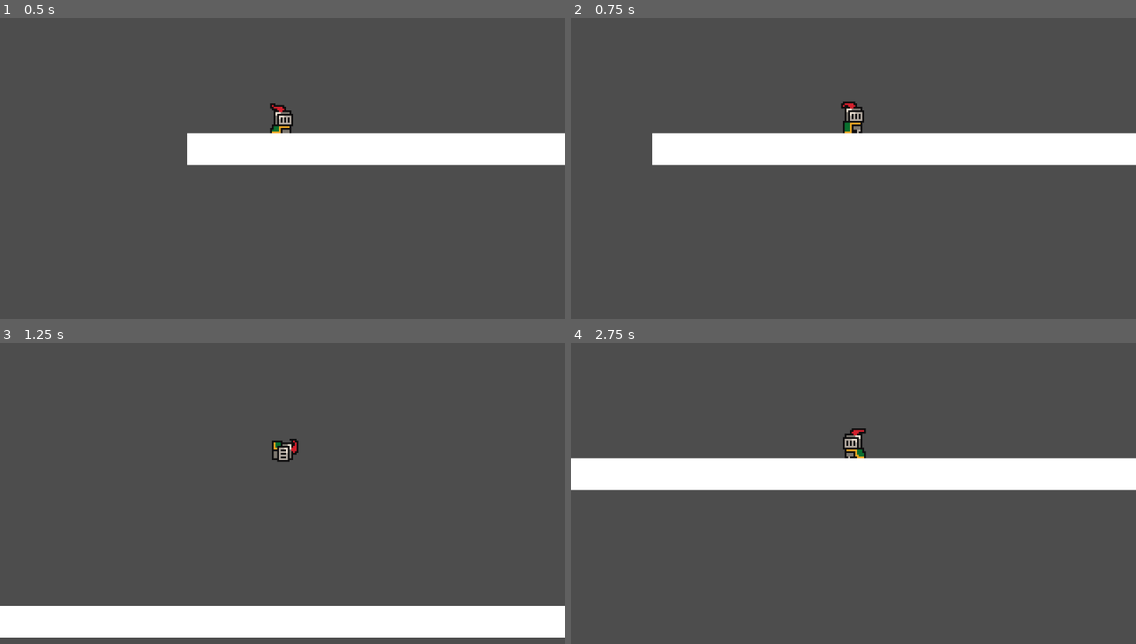
Above: before the commit, frames 1-4 (two rows, left to right).
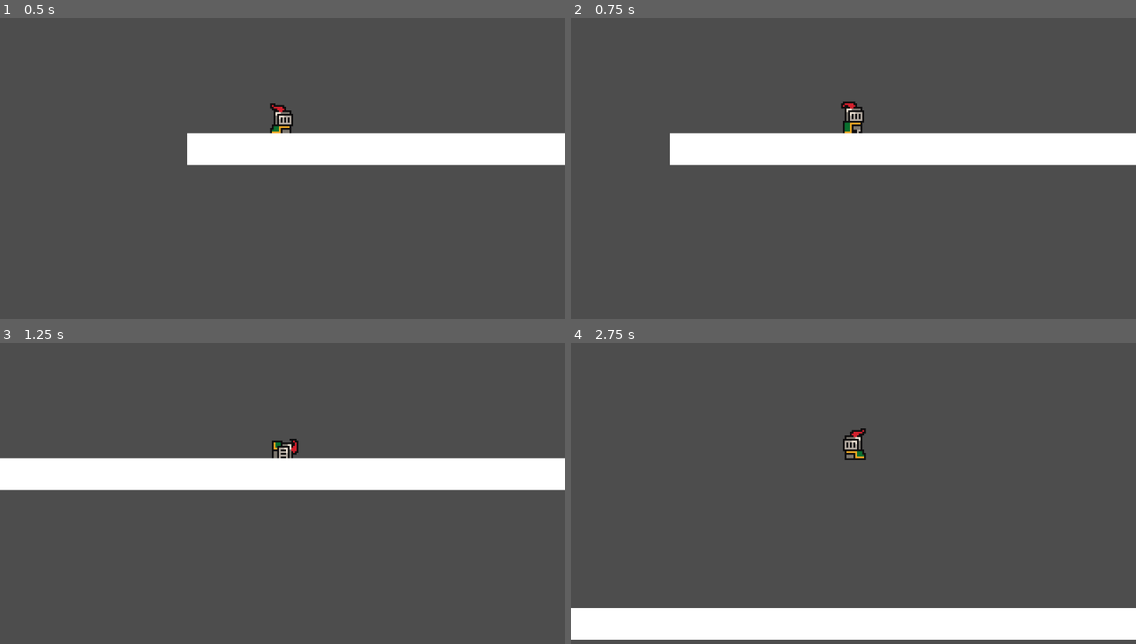
Above: after the commit, the same moments.

Repository: cuzimapanda2003/labo02_Programmation_Jeux_Multim-diat
Game: Godot game, scene res://scenes/world.tscn
Two runs of this game, one before a commit and one after it. Both use one fixed random seed, a clock stepped at 60 frames per second and the inputs below.
Inputs (mouse positions are in pixels of both pictures, inside the frame that each line leads up to):
- Up to frame 1 (0.5 s): no input
- Up to frame 2 (0.75 s): move the mouse to (977, 114) at 0.52 s; hold Right (right) from 0.53 s (still down); tap Down (roll) at 0.6 s; click (977, 114) at 0.67 s
- Up to frame 3 (1.25 s): keep holding Right (right); tap Up (jump) at 0.77, 0.8, 1.07 s
- Up to frame 4 (2.75 s): move the mouse to (740, 481) at 1.27 s; tap Up (jump) at 1.35, 1.52, 1.82, 2.3 s; tap Down (roll) at 1.55, 2.1 s; move the mouse to (910, 367) at 2.02 s; release Right (right) at 2.03 s; hold Left (left) from 2.03 s (still down)

Frame 1 is identical in both runs. In frame 2, 0.3% of the frame differs, in the area x 14-18%, y 38-49%; in frame 3, 21%; in frame 4, 21%, in the area x 0-100%, y 28-99%.

Commit message:
State Machine : done

Diff:
--- /dev/null
+++ b/c07_plateforme/c07_plateforme/scenes/idle.gd
@@ -0,0 +1,27 @@
+class_name PlayerIdle
+extends BaseState
+
+@onready var player: Player = owner
+@onready var sprite: AnimatedSprite2D = owner.get_node("AnimatedSprite2D")
+
+func enter() -> void:
+	sprite.play("idle")
+
+func physics_update(_delta: float) -> void:
+	player.velocity.x = move_toward(player.velocity.x, 0, player.SPEED)
+
+	if Input.is_action_just_pressed("jump") and player.is_on_floor():
+		Transitioned.emit(self, "jump")
+	elif Input.is_action_just_pressed("roll"):
+		Transitioned.emit(self, "roll")
+	elif Input.get_axis("left", "right") != 0:
+		Transitioned.emit(self, "run")
+
+func handle_inputs(_input_event: InputEvent) -> void:
+	pass
+
+func update(_delta: float) -> void:
+	pass
+
+func exit() -> void:
+	pass
--- /dev/null
+++ b/c07_plateforme/c07_plateforme/scenes/jump.gd
@@ -0,0 +1,29 @@
+class_name PlayerJump
+extends BaseState
+
+@onready var player: Player = owner
+@onready var sprite: AnimatedSprite2D = owner.get_node("AnimatedSprite2D")
+
+func enter() -> void:
+	player.velocity.y = player.JUMP_VELOCITY
+	sprite.play("idle")
+
+func physics_update(_delta: float) -> void:
+
+	var direction := Input.get_axis("left", "right")
+	player.velocity.x = direction * player.SPEED
+	if direction != 0:
+		sprite.flip_h = direction < 0
+
+
+	if player.is_on_floor() and player.velocity.y >= 0:
+		Transitioned.emit(self, "idle")
+
+func handle_inputs(_input_event: InputEvent) -> void:
+	pass
+
+func update(_delta: float) -> void:
+	pass
+
+func exit() -> void:
+	pass
--- a/c07_plateforme/c07_plateforme/scenes/player.tscn
+++ b/c07_plateforme/c07_plateforme/scenes/player.tscn
@@ -2,6 +2,11 @@
 
 [ext_resource type="Texture2D" uid="uid://dn2ir0xnhk6k5" path="res://assets/sprites/knight.png" id="1_4flbx"]
 [ext_resource type="Script" uid="uid://bj1d2pskcd3ep" path="res://scripts/player.gd" id="1_onrkg"]
+[ext_resource type="Script" uid="uid://dqsvww6jwd28f" path="res://scripts/state_machine.gd" id="3_fjrip"]
+[ext_resource type="Script" uid="uid://1toxh215rbdm" path="res://scenes/idle.gd" id="4_smehm"]
+[ext_resource type="Script" uid="uid://di0ks8nwh102r" path="res://scenes/run.gd" id="5_ur7pv"]
+[ext_resource type="Script" uid="uid://gsa5vpkfu41g" path="res://scenes/roll.gd" id="6_y4r1p"]
+[ext_resource type="Script" uid="uid://b3cyhlkpf1woh" path="res://scenes/jump.gd" id="7_d2wvv"]
 
 [sub_resource type="AtlasTexture" id="AtlasTexture_onrkg"]
 atlas = ExtResource("1_4flbx")
@@ -232,3 +237,19 @@
 [node name="CollisionShape2D" type="CollisionShape2D" parent="." unique_id=976316874]
 position = Vector2(-0.5, -4.25)
 shape = SubResource("RectangleShape2D_4flbx")
+
+[node name="StateMachine" type="Node" parent="." unique_id=403423284 node_paths=PackedStringArray("initial_state")]
+script = ExtResource("3_fjrip")
+initial_state = NodePath("idle")
+
+[node name="idle" type="Node" parent="StateMachine" unique_id=1233401877]
+script = ExtResource("4_smehm")
+
+[node name="run" type="Node" parent="StateMachine" unique_id=2005562900]
+script = ExtResource("5_ur7pv")
+
+[node name="roll" type="Node" parent="StateMachine" unique_id=1408371805]
+script = ExtResource("6_y4r1p")
+
+[node name="jump" type="Node" parent="StateMachine" unique_id=1174189398]
+script = ExtResource("7_d2wvv")
--- /dev/null
+++ b/c07_plateforme/c07_plateforme/scenes/roll.gd
@@ -0,0 +1,24 @@
+class_name PlayerRoll
+extends BaseState
+
+@onready var player: Player = owner
+@onready var sprite: AnimatedSprite2D = owner.get_node("AnimatedSprite2D")
+
+func enter() -> void:
+	sprite.play("roll")
+
+func physics_update(_delta: float) -> void:
+	var direction := Input.get_axis("left", "right")
+	player.velocity.x = direction * player.SPEED
+
+	if not sprite.is_playing():
+		Transitioned.emit(self, "idle")
+
+func handle_inputs(_input_event: InputEvent) -> void:
+	pass
+
+func update(_delta: float) -> void:
+	pass
+
+func exit() -> void:
+	pass
--- /dev/null
+++ b/c07_plateforme/c07_plateforme/scenes/run.gd
@@ -0,0 +1,30 @@
+class_name PlayerRun
+extends BaseState
+
+@onready var player: Player = owner
+@onready var sprite: AnimatedSprite2D = owner.get_node("AnimatedSprite2D")
+
+func enter() -> void:
+	sprite.play("run")
+
+func physics_update(_delta: float) -> void:
+	var direction := Input.get_axis("left", "right")
+	player.velocity.x = direction * player.SPEED
+	if direction != 0:
+		sprite.flip_h = direction < 0
+
+	if Input.is_action_just_pressed("jump") and player.is_on_floor():
+		Transitioned.emit(self, "jump")
+	elif Input.is_action_just_pressed("roll"):
+		Transitioned.emit(self, "roll")
+	elif direction == 0:
+		Transitioned.emit(self, "idle")
+
+func handle_inputs(_input_event: InputEvent) -> void:
+	pass
+
+func update(_delta: float) -> void:
+	pass
+
+func exit() -> void:
+	pass
--- /dev/null
+++ b/c07_plateforme/c07_plateforme/scripts/base_state.gd
@@ -0,0 +1,20 @@
+class_name BaseState
+extends Node
+
+# Signal pour annoncer un changement d’état
+signal Transitioned
+
+func handle_inputs(input_event: InputEvent) -> void:
+	pass
+
+func update(delta: float) -> void:
+	pass
+
+func physics_update(delta: float) -> void:
+	pass
+
+func enter() -> void:
+	pass
+
+func exit() -> void:
+	pass
--- a/c07_plateforme/c07_plateforme/scripts/player.gd
+++ b/c07_plateforme/c07_plateforme/scripts/player.gd
@@ -1,39 +1,10 @@
+class_name Player
 extends CharacterBody2D
-
 
 const SPEED = 300.0
 const JUMP_VELOCITY = -400.0
 
-@onready var animated_sprite: AnimatedSprite2D = $AnimatedSprite2D
-
 func _physics_process(delta: float) -> void:
-	# Add the gravity.
 	if not is_on_floor():
 		velocity += get_gravity() * delta
-
-
-	if Input.is_action_just_pressed("roll"):
-		animated_sprite.play("roll")
-
-	# Handle jump.
-	if Input.is_action_just_pressed("jump") and is_on_floor():
-		velocity.y = JUMP_VELOCITY
-
-	# Get the input direction and handle the movement/deceleration.
-	# As good practice, you should replace UI actions with custom gameplay actions.
-	var direction := Input.get_axis("left", "right")
-	if direction:
-		velocity.x = direction * SPEED
-	else:
-		velocity.x = move_toward(velocity.x, 0, SPEED)
-
-	var is_rolling := animated_sprite.animation == "roll" and animated_sprite.is_playing()
-	if not is_rolling:
-		if direction:
-			animated_sprite.play("run")
-		else:
-			animated_sprite.play("idle")
-
-	animated_sprite.flip_h = direction < 0
-
 	move_and_slide()
--- /dev/null
+++ b/c07_plateforme/c07_plateforme/scripts/state_machine.gd
@@ -0,0 +1,41 @@
+extends Node
+
+@export var initial_state : BaseState
+var current_state : BaseState
+var states : Dictionary = {}
+
+# Called when the node enters the scene tree for the first time.
+func _ready() -> void:
+	# Pour ajouter les états, il suffit de les ajouter comme enfants de la machine à état
+	for child in get_children():
+		if child is BaseState:
+			states[child.name.to_lower()] = child
+			child.Transitioned.connect(on_child_transition)
+
+	if initial_state :
+		initial_state.enter()
+		current_state = initial_state
+
+func _process(delta: float) -> void:
+	if current_state:
+		current_state.update(delta)
+
+func _physics_process(delta: float) -> void:
+	if current_state:
+		current_state.physics_update(delta)
+
+# Fonction pour changer d'état
+func on_child_transition(state, new_state_name):
+	if state != current_state:
+		return
+
+	var new_state = states.get(new_state_name.to_lower())
+
+	if !new_state:
+		return
+
+	if current_state:
+		current_state.exit()
+
+	new_state.enter()
+	current_state = new_state
Not shown, added: c07_plateforme/c07_plateforme/scenes/idle.gd.uid
Not shown, added: c07_plateforme/c07_plateforme/scenes/jump.gd.uid
Not shown, added: c07_plateforme/c07_plateforme/scenes/roll.gd.uid
Not shown, added: c07_plateforme/c07_plateforme/scenes/run.gd.uid
Not shown, added: c07_plateforme/c07_plateforme/scripts/base_state.gd.uid
Not shown, added: c07_plateforme/c07_plateforme/scripts/state_machine.gd.uid
